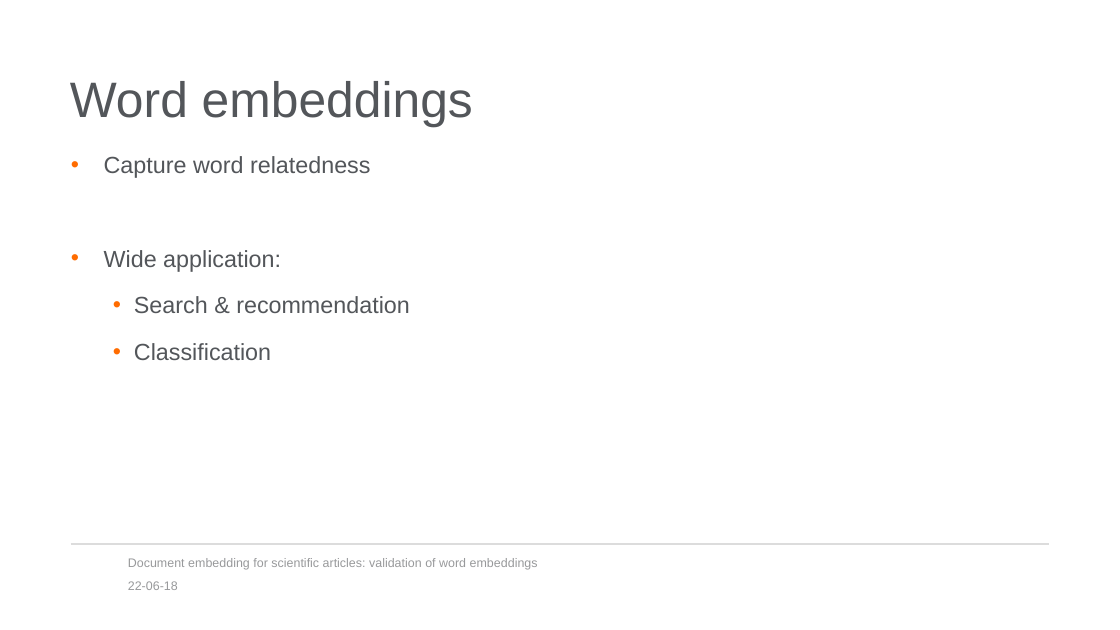
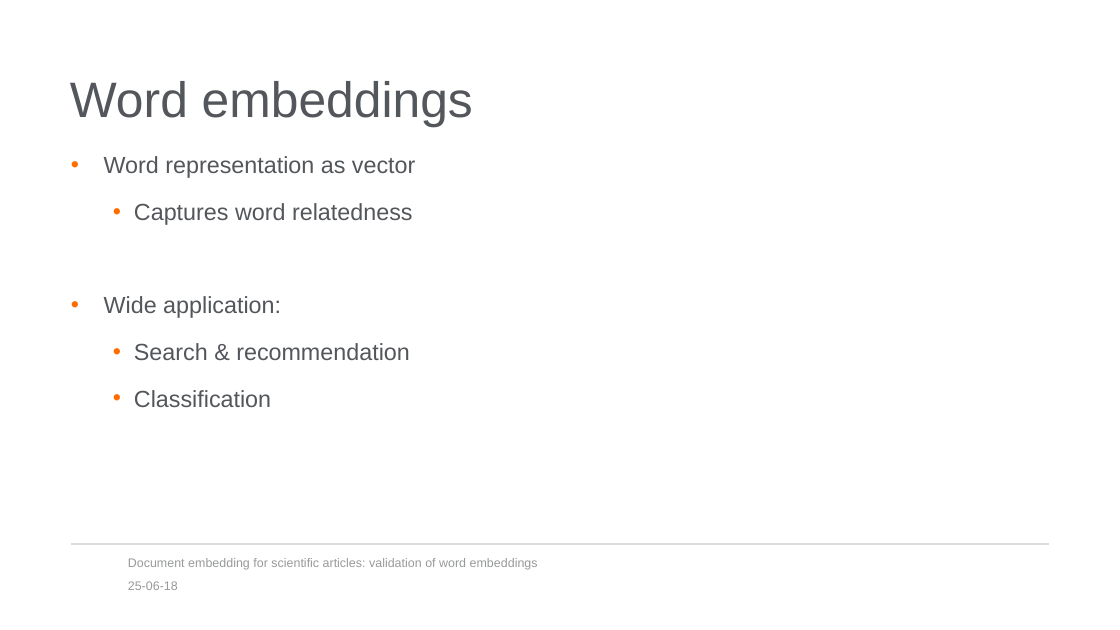
Before and after one commit to ArjanMeijer/Master-thesis, a slide deck: slide 2 of Internal presentation.pptx. Drawn at 1120x630 pixels with LibreOffice and Linux fonts; fonts in the diff are those of the drawing; background and template pictures are left out. Boxes give left, top, right and bottom in pixels: in the first picture for what was removed or moved away, otherwise in the second. Text is boxed around its words. In the diff, an @@ line names an element or a change of style, - is before the commit and + after.

```diff
--- a/Internal presentation.pptx
+++ b/Internal presentation.pptx
@@ text at (104,156,415,225): text changed @@
-• Capture word relatedness
+• Word representation as vector
+  • Captures word relatedness
@@ text at (128,581,178,590): text changed @@
-22-06-18
+25-06-18
```
Also in this commit, not shown: 6 other slides changed, 1 slide added, 3 other files.
